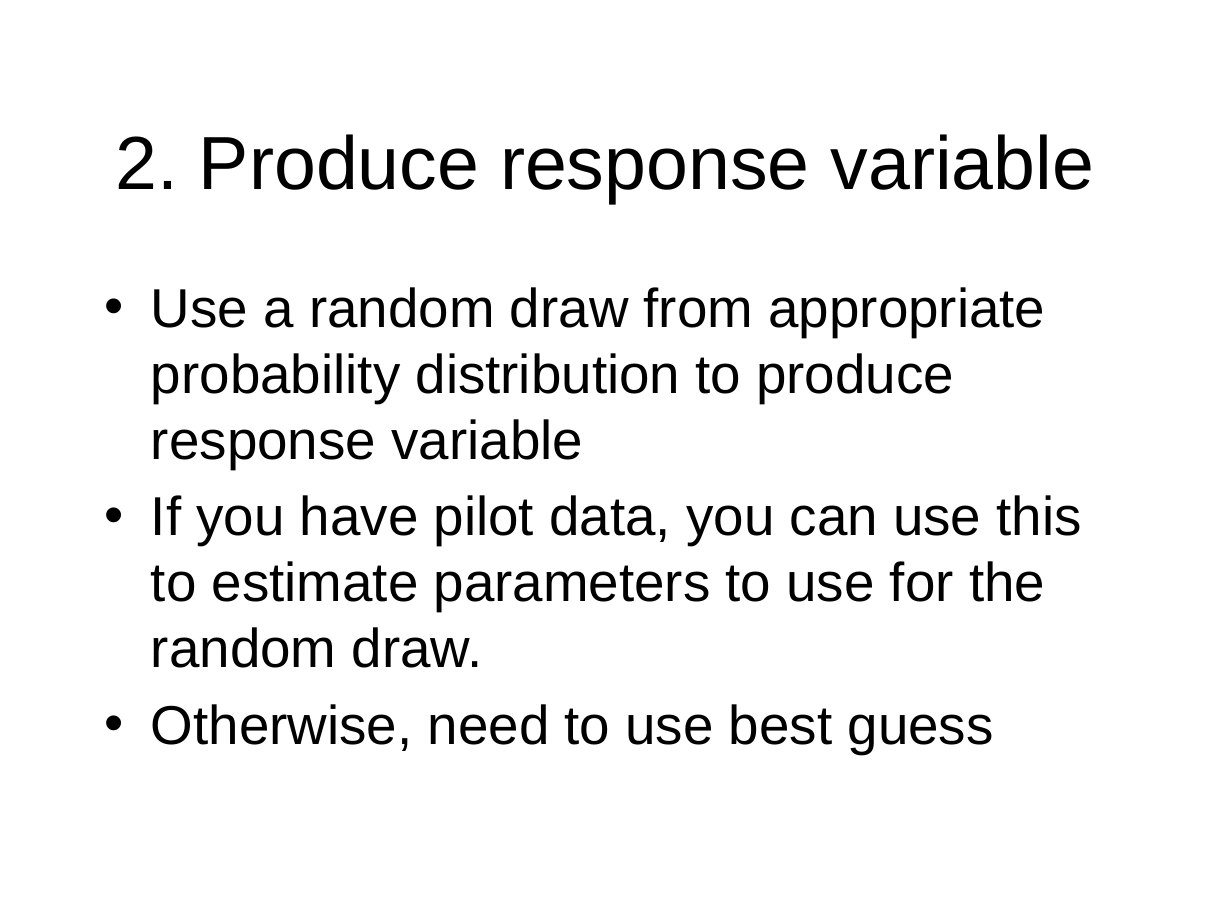
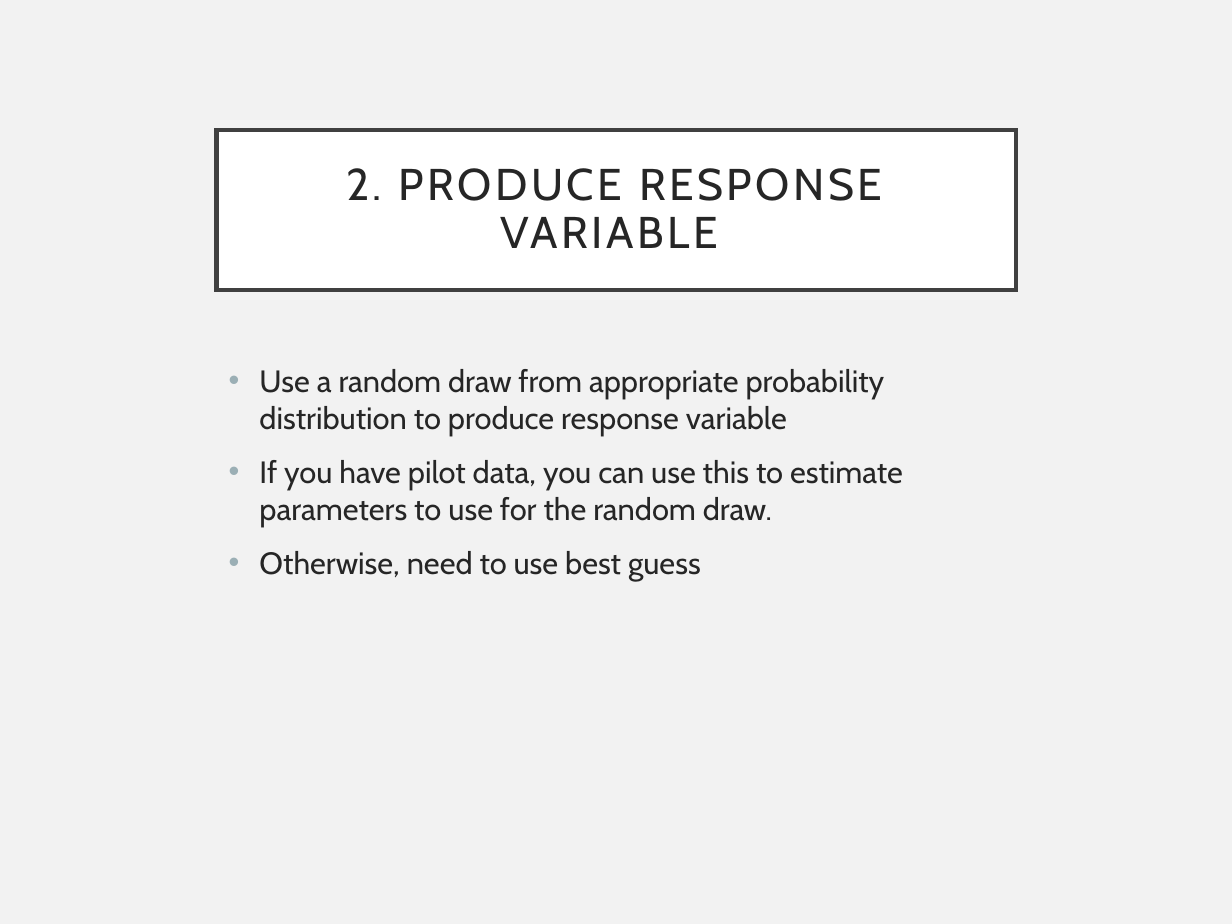
Before and after one commit to EEOB590A-Fall-2019/Course-Materials, a slide deck: slide 5 of 5. Simulating Data/SimulatingData.pptx. Drawn at 1232x924 pixels with LibreOffice and Linux fonts; fonts in the diff are those of the drawing. Boxes give left, top, right and bottom in pixels: in the first picture for what was removed or moved away, otherwise in the second. Text is boxed around its words. In the diff, an @@ line names an element or a change of style, - is before the commit and + after.

```diff
--- a/5. Simulating Data/SimulatingData.pptx
+++ b/5. Simulating Data/SimulatingData.pptx
@@ background #FFFFFF to #F2F2F2 @@
@@ title "2. PRODUCE RESPONSE VARIABLE": place and size @@
-title "2. PRODUCE RESPONSE VARIABLE" at [115, 134, 1095, 203]
+title "2. PRODUCE RESPONSE VARIABLE" at [217, 129, 1016, 290]
@@ title "2. PRODUCE RESPONSE VARIABLE" at [217, 129, 1016, 290]: fill none to #FFFFFF; outline none to #404040 2.5 pt @@
@@ title at [346, 168, 882, 248]: text changed; size 44 to 26 pt; font Arial to Cabin; text colour #000000 to #262626 @@
-2. Produce response variable
+2. PRODUCE RESPONSE VARIABLE
@@ text "Use a random draw from ...": place and size @@
-text "Use a random draw from ..." at [151, 287, 1082, 754]
+text "Use a random draw from ..." at [259, 369, 903, 581]
@@ text "Use a random draw from ..." at [259, 369, 903, 581]: size 32 to 18 pt, font Arial to Cabin, text colour #000000 to #262626; indent changed; more space between paragraphs @@
```
Also in this commit, not shown: 11 other slides changed, 2 other files.
